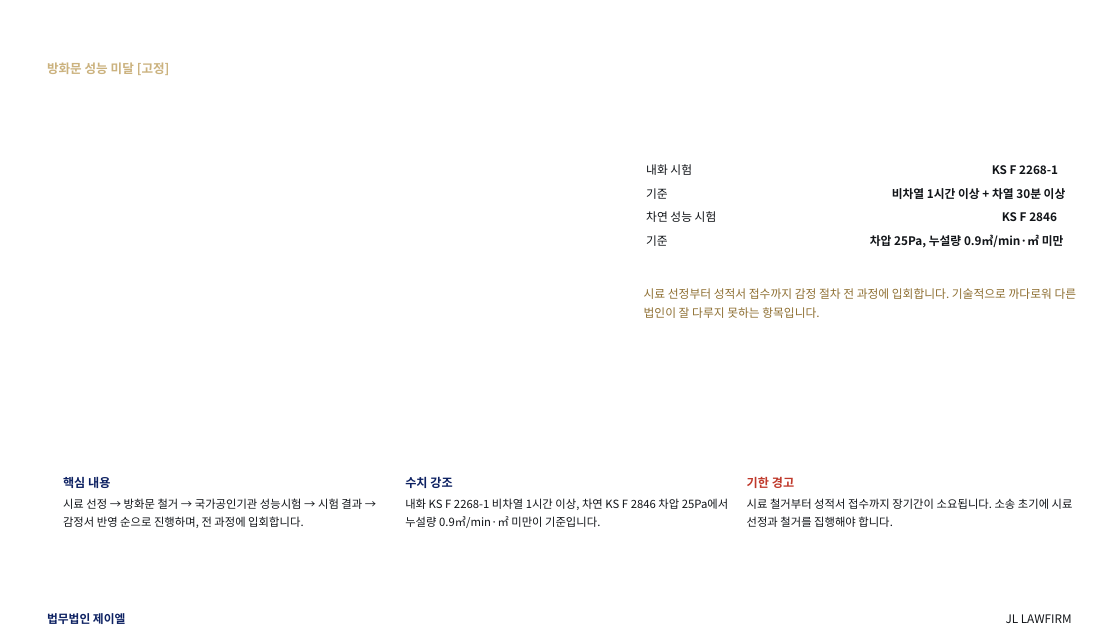
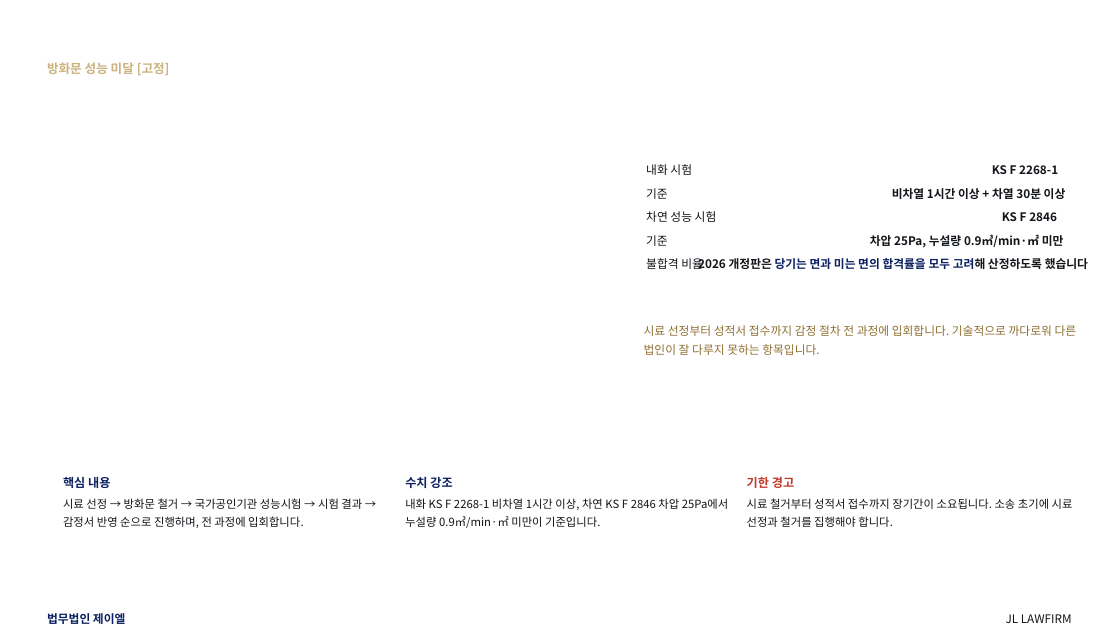
Before and after one commit to kingjin77-rgb/jl-magazine, a slide deck: slide 39 of template/design/preview/JL_하자소송_기본제안서.pptx (slide 35 before the commit). Drawn at 1120x630 pixels with LibreOffice and Linux fonts; fonts in the diff are those of the drawing; background and template pictures are left out. Boxes give left, top, right and bottom in pixels: in the first picture for what was removed or moved away, otherwise in the second. Text is boxed around its words. In the diff, an @@ line names an element or a change of style, - is before the commit and + after.

```diff
--- a/template/design/preview/JL_하자소송_기본제안서.pptx
+++ b/template/design/preview/JL_하자소송_기본제안서.pptx
@@ text added at (x1=646, y1=258, x2=703, y2=269), 10.1 pt, text #111418 @@
+불합격 비율
@@ text added at (x1=698, y1=258, x2=1088, y2=269), 10.1 pt, text #111418, bold @@
+2026 개정판은 당기는 면과 미는 면의 합격률을 모두 고려해 산정하도록 했습니다
@@ text "시료 선정부터 성적서 접수까지 감정 ..." moved from (x1=644, y1=288, x2=1077, y2=318) to (x1=644, y1=325, x2=1077, y2=355) @@
```
Also in this commit, not shown: 5 other slides changed, 5 slides added, 11 other files.
